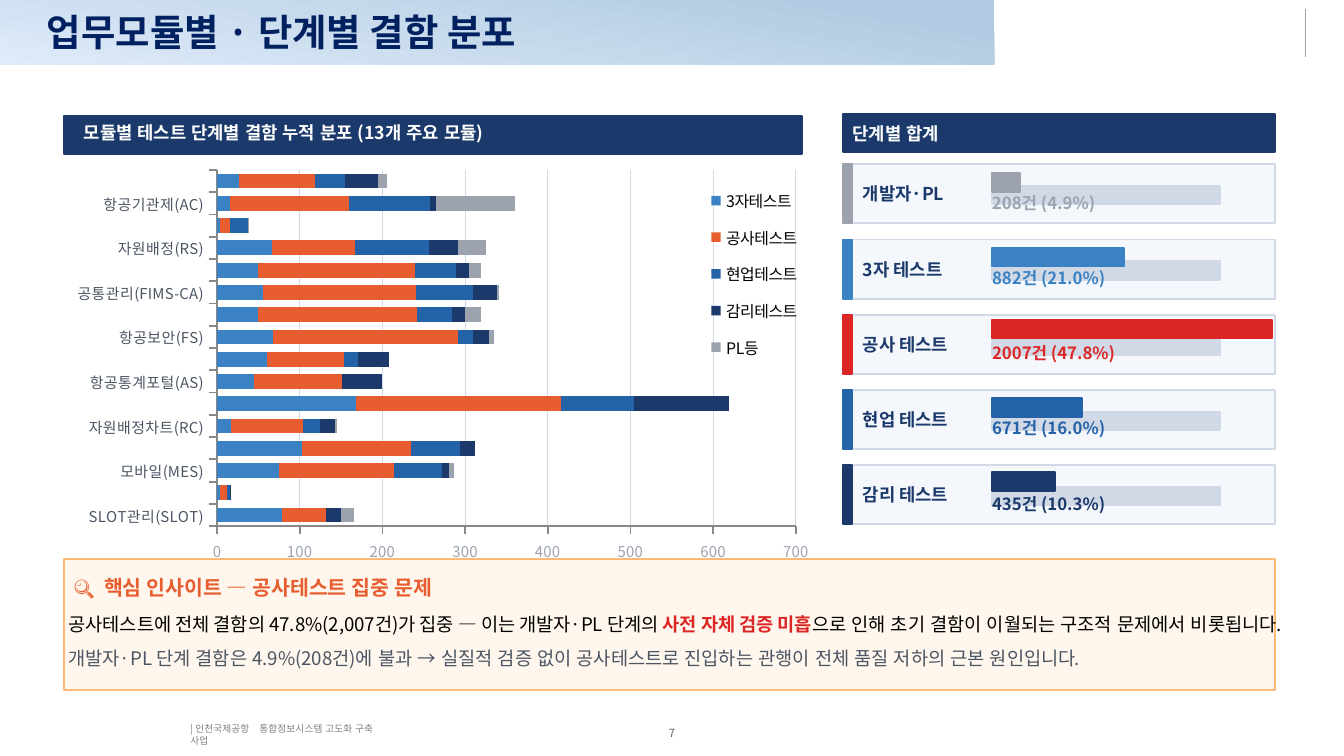
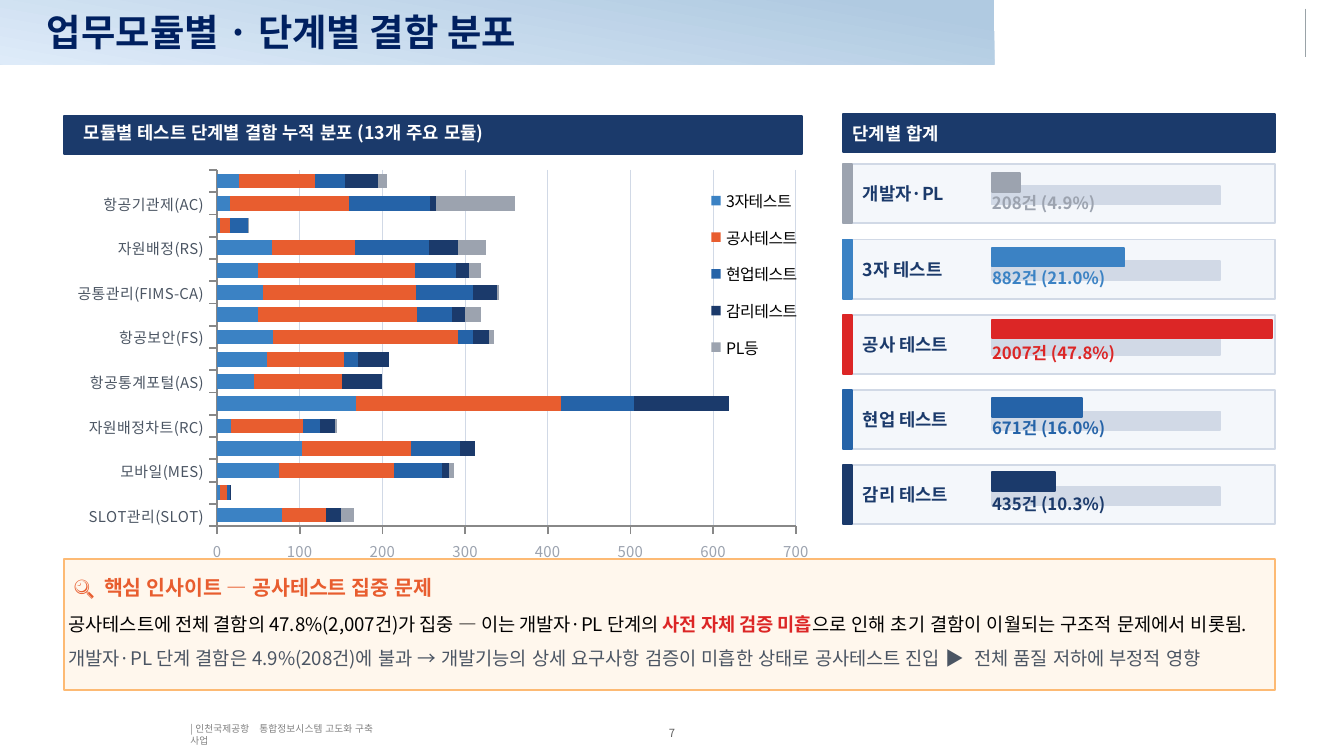
Before and after one commit to kechristal/iiac, a slide deck: slide 7 of 결함분석_종합보고서_최종.pptx. Drawn at 1344x756 pixels with LibreOffice and Linux fonts; fonts in the diff are those of the drawing; background and template pictures are left out. Boxes give left, top, right and bottom in pixels: in the first picture for what was removed or moved away, otherwise in the second. Text is boxed around its words. In the diff, an @@ line names an element or a change of style, - is before the commit and + after.

```diff
--- a/결함분석_종합보고서_최종.pptx
+++ b/결함분석_종합보고서_최종.pptx
@@ text at bbox=[69, 615, 1247, 669]: text changed; text colour #000000 to #4B5563 @@
-공사테스트에 전체 결함의 47.8%(2,007건)가 집중 — 이는 개발자·PL 단계의 사전 자체 검증 미흡으로 인해 초기 결함이 이월되는 구조적 문제에서 비롯됩니다.
-개발자·PL 단계 결함은 4.9%(208건)에 불과 → 실질적 검증 없이 공사테스트로 진입하는 관행이 전체 품질 저하의 근본 원인입니다.
+공사테스트에 전체 결함의 47.8%(2,007건)가 집중 — 이는 개발자·PL 단계의 사전 자체 검증 미흡으로 인해 초기 결함이 이월되는 구조적 문제에서 비롯됨.
+개발자·PL 단계 결함은 4.9%(208건)에 불과 → 개발기능의 상세 요구사항 검증이 미흡한 상태로 공사테스트 진입 ▶ 전체 품질 저하에 부정적 영향
```
Also in this commit, not shown: 2 other slides changed.
